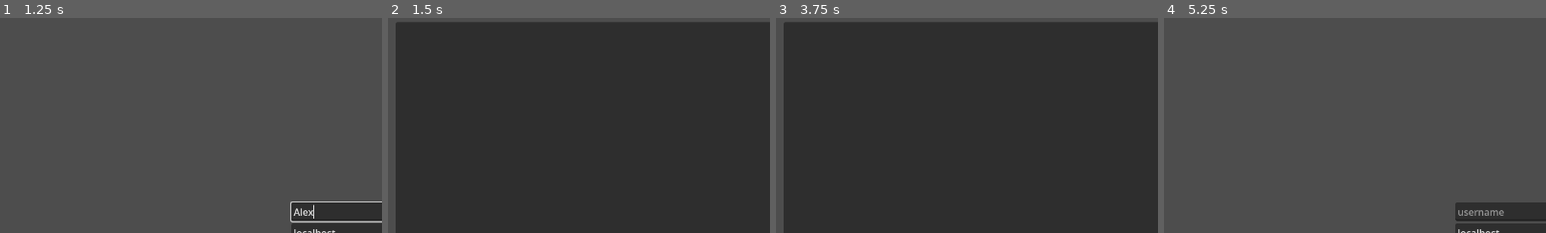
Above: before the commit, frames 1-4 (left to right).
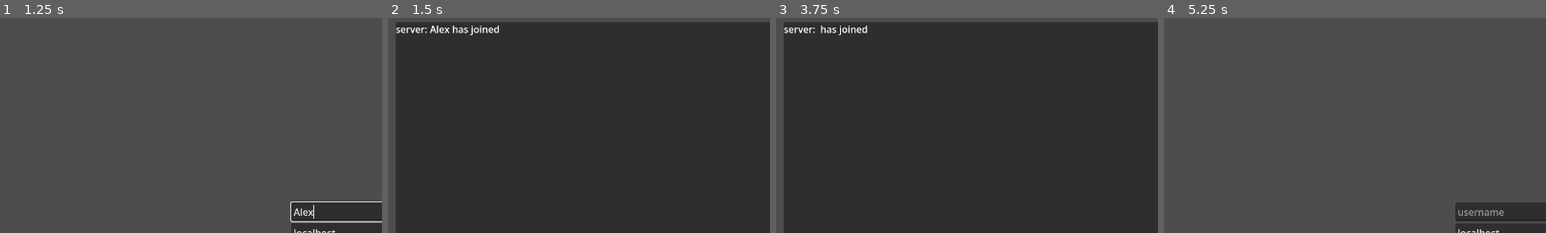
Above: after the commit, the same moments.

Repository: CyanActSus420/pisscord
Game: Godot game, scene res://scenes/Menu.tscn
The game is run twice, just before and just after one commit, with the same random seed, the same clock (stepped at 60 frames per second) and the same inputs.
Inputs (mouse positions are % of the whole screen's width and height, from its top left):
- Up to frame 1 (1.25 s): click (50, 45) at 0.52 s; type "Alex" at 0.6 s
- Up to frame 2 (1.5 s): click "host" at 1.25 s
- Up to frame 3 (3.75 s): click (50, 85) at 2.02 s; type "12" at 2.1 s; click "leave" at 2.75 s; click "join" at 3.5 s
- Up to frame 4 (5.25 s): click "send" at 4.25 s; click "leave" at 5 s
The pictures show only the part of the screen within x 0-50%, y 0-50%; the shares and areas given below are measured in that part.

Frame 1 is identical in both runs. In frame 2, 0.5% of the frame differs, in the area x 2-29%, y 3-8%; in frame 3, 0.4%; in frame 4, nothing differs.

Commit message:
simple join message for now

Diff:
--- a/src/State-Chat.gd
+++ b/src/State-Chat.gd
@@ -11,6 +11,11 @@
 	get_tree().set_multiplayer(SceneMultiplayer.new(), self.get_path())
 	multiplayer.multiplayer_peer = LocalUserData.peer
 	multiplayer.allow_object_decoding = true
+
+	var data:MessageData = MessageData.new()
+	data.Username = "server"
+	data.MessageContent = "%s has joined" % LocalUserData.Username
+	rpc("rpc_message", data)
 
 ## -------------------------------------------------------
 ## [ EVERYTHING THAT ISN'T THE THINGS BELOW THIS SECTION ]
